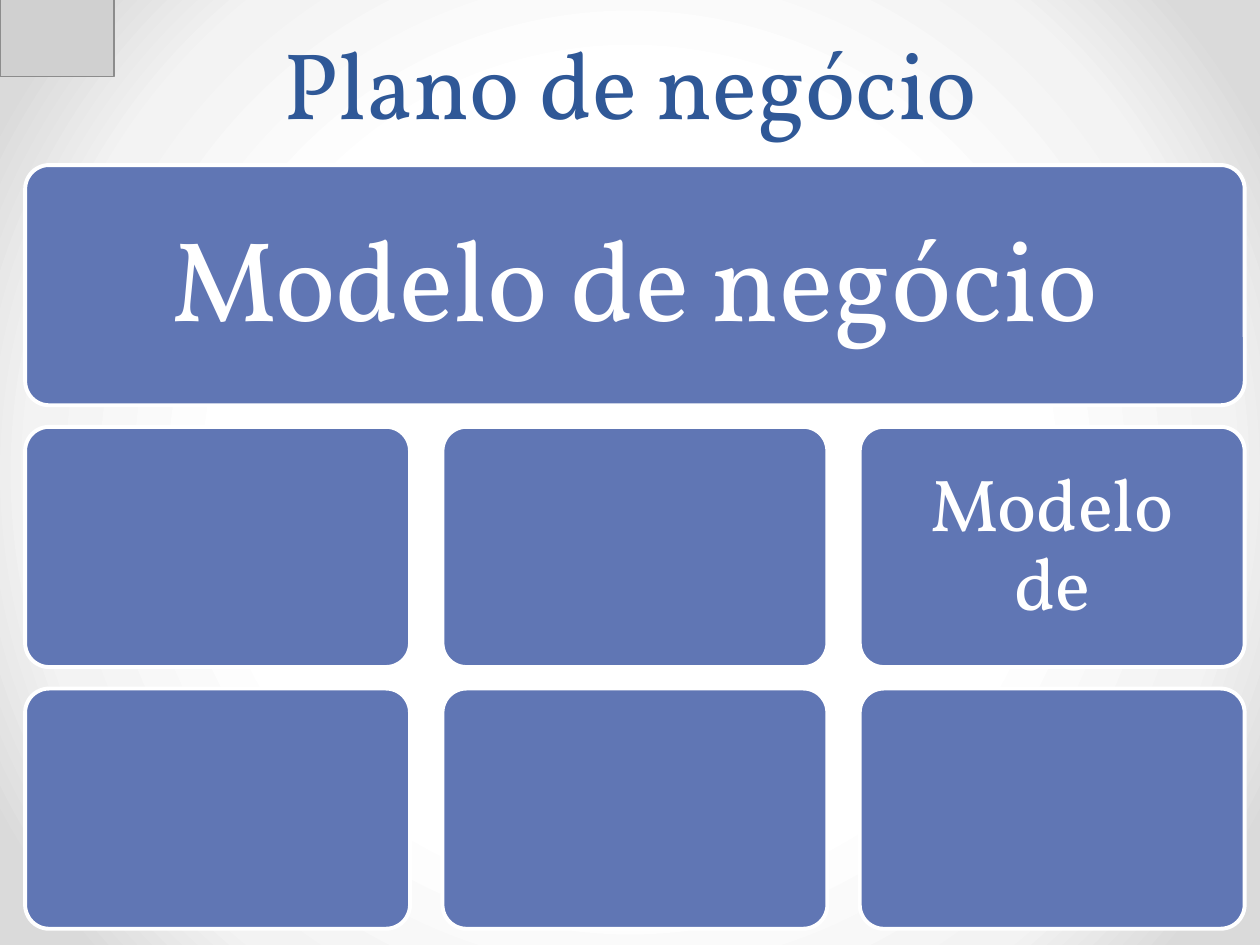
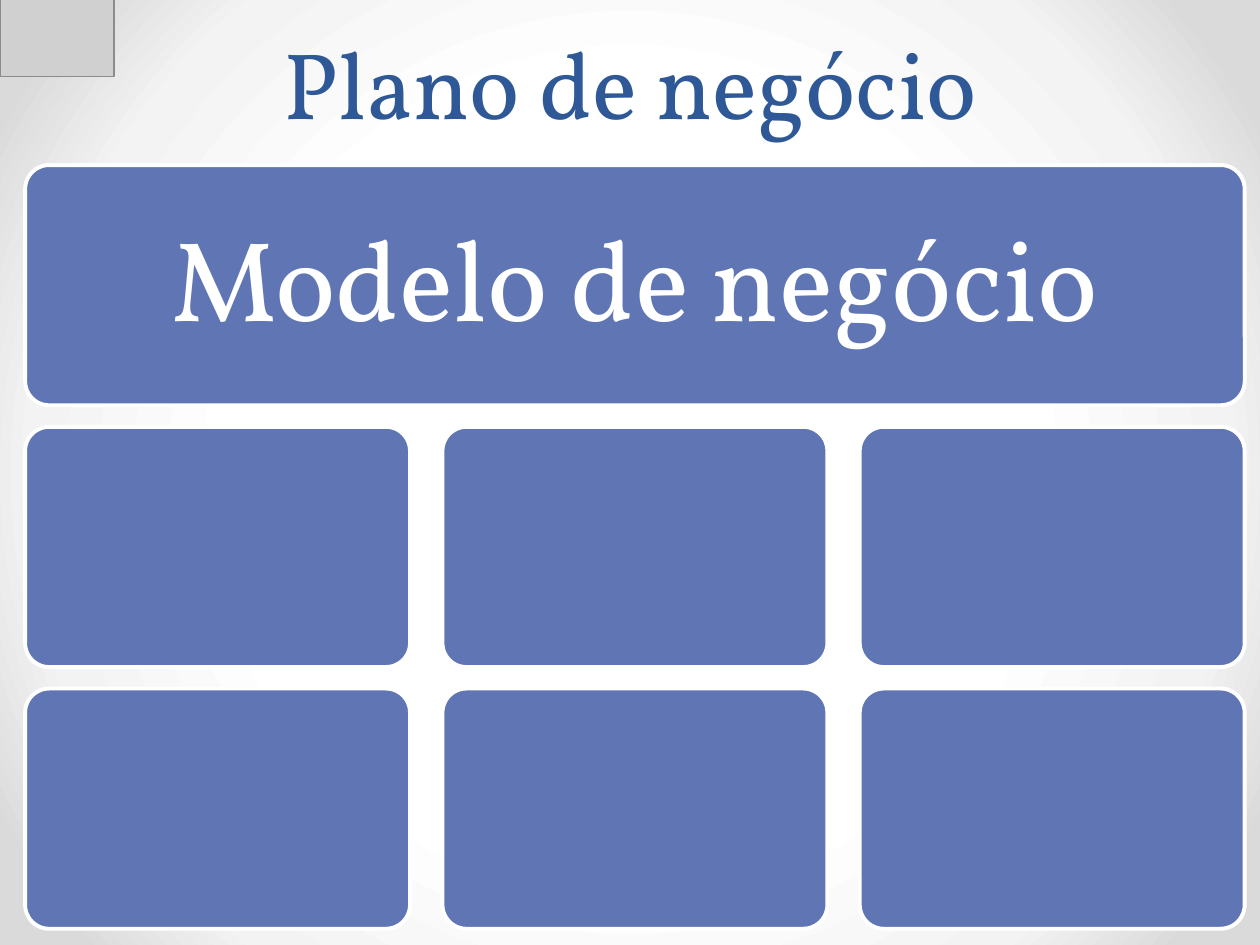
Before and after one commit to Neimarmg/TCC, a slide deck: slide 5 of Ppt.pptx. Drawn at 1260x945 pixels with LibreOffice and Linux fonts; fonts in the diff are those of the drawing; grey boxes stand for pictures. Boxes give left, top, right and bottom in pixels: in the first picture for what was removed or moved away, otherwise in the second. Text is boxed around its words. In the diff, an @@ line names an element or a change of style, - is before the commit and + after.

```diff
--- a/Ppt.pptx
+++ b/Ppt.pptx
@@ text removed at box(931, 478, 1174, 611) @@
-Modelo de
```
Also in this commit, not shown: 1 other slide changed, 1 slide added, 2 other files.
